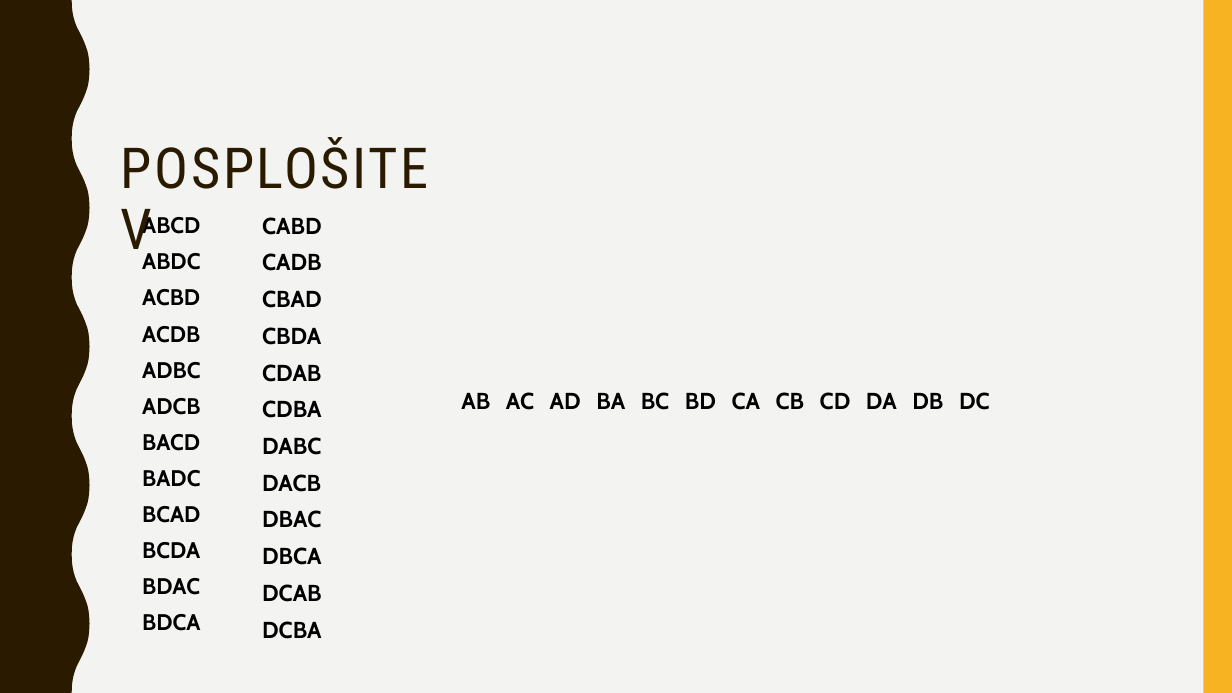
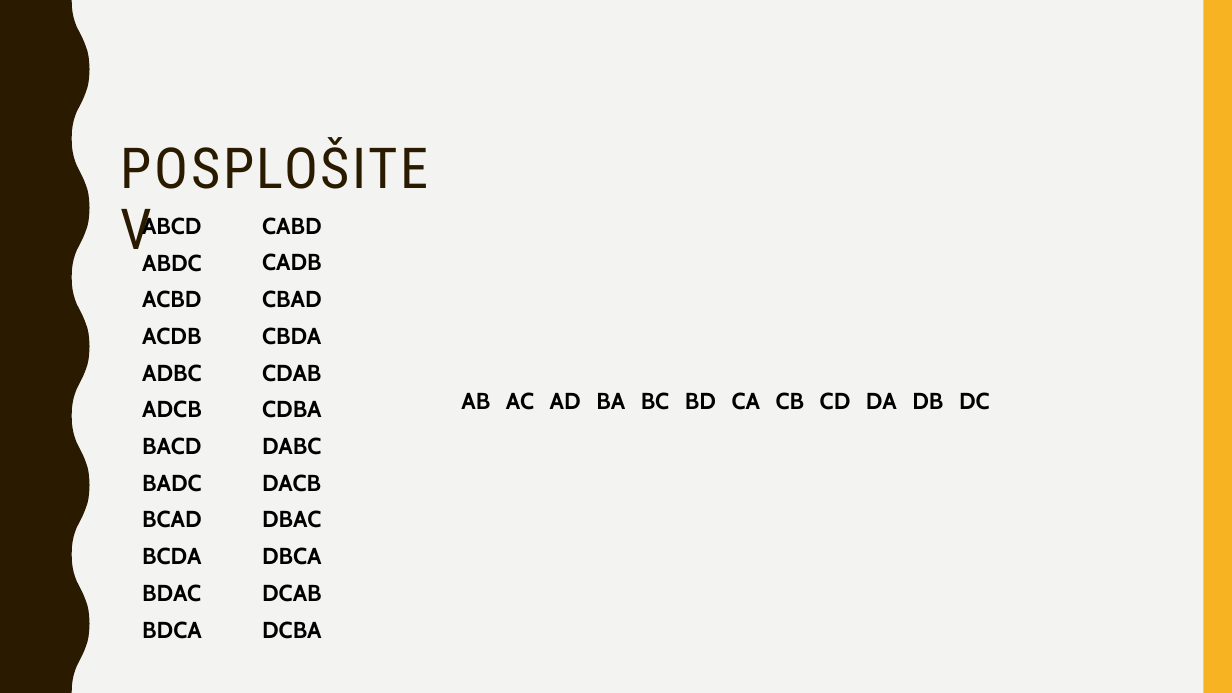
Before and after one commit to lanster42/FMF_zapiski, a slide deck: slide 7 of Seminar/Permutacijsko-pošteni nabori kock.pptx (slide 9 before the commit). Drawn at 1232x693 pixels with LibreOffice and Linux fonts; fonts in the diff are those of the drawing. Boxes give left, top, right and bottom in pixels: in the first picture for what was removed or moved away, otherwise in the second. Text is boxed around its words. In the diff, an @@ line names an element or a change of style, - is before the commit and + after.

```diff
--- a/Seminar/Permutacijsko-pošteni nabori kock.pptx
+++ b/Seminar/Permutacijsko-pošteni nabori kock.pptx
@@ text "ABDC" at bbox=[142, 254, 202, 639]: size 17.6 to 18 pt @@
@@ text at bbox=[142, 214, 200, 236]: paragraph removed @@
-ABCD
@@ text added at bbox=[142, 214, 202, 236], 18 pt, text #000000, bold @@
+ABCD
```
Also in this commit, not shown: 1 other slide changed, 2 slides removed, 2 other files.
